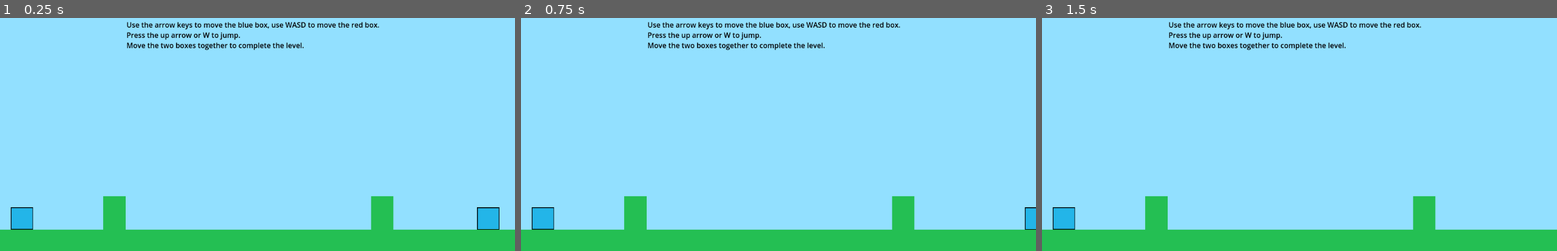
Above: before the commit, frames 1-3 (left to right).
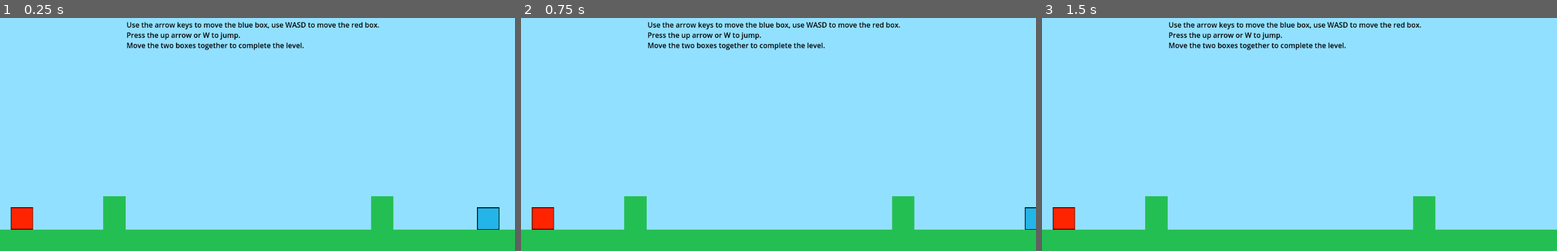
Above: after the commit, the same moments.

Repository: redguy999/Two-Boxes
Game: Godot game, scene res://level_1.tscn
Same seed, same stepped clock (60 frames per second), same inputs: the game is played once before the commit and once after it.
Inputs:
- Up to frame 1 (0.25 s): no input
- Up to frame 2 (0.75 s): tap Enter at 0.5 s; hold Right (ui_right) from 0.53 s (still down)
- Up to frame 3 (1.5 s): keep holding Right (ui_right); tap Up at 0.77 s; tap Space at 1.25 s

The runs differ from the first frame. In frame 1, 0.4% of the frame differs, in the area x 2-7%, y 81-91%; in frame 2, 0.4%; in frame 3, 0.4%.

Commit message:
Makes red square actually red.

Diff:
--- a/Main.gd
+++ b/Main.gd
@@ -15,8 +15,8 @@
 var levelNum
 
 func nextLevel():
-	if(get_tree().current_scene.scene_file_path=="Level_3"):
-		return#Go to Win Screen or something, just make sure line after this doesn't run once implmented.
+	if(levelOrder[-1] in get_tree().current_scene.scene_file_path):
+		return#Go to Win Screen or something, just make sure the line after this doesn't run once implmented.
 		#Alternatively you just have the win screen be the last level in levelOrder
 	get_tree().change_scene_to_file(levelOrder[levelNum]+".tscn")
 
--- a/level_1.tscn
+++ b/level_1.tscn
@@ -1,10 +1,11 @@
-[gd_scene load_steps=12 format=3 uid="uid://cmqlbxc8ksxc8"]
+[gd_scene load_steps=13 format=3 uid="uid://cmqlbxc8ksxc8"]
 
 [ext_resource type="Script" path="res://Main.gd" id="1_mapki"]
 [ext_resource type="Script" path="res://SquareB.gd" id="2_yfnuh"]
 [ext_resource type="Texture2D" uid="uid://dy7vnmbuion3" path="res://Untitled.png" id="3_kilyc"]
 [ext_resource type="Texture2D" uid="uid://blgiprmrtbaep" path="res://Ground.png" id="4_rtc75"]
 [ext_resource type="Script" path="res://SquareR.gd" id="5_fswy0"]
+[ext_resource type="Texture2D" uid="uid://daxd2efbhn634" path="res://Square.png" id="6_gcqsy"]
 [ext_resource type="Texture2D" uid="uid://bbvumvrywng0n" path="res://SkyColor.png" id="6_sxhqp"]
 
 [sub_resource type="RectangleShape2D" id="RectangleShape2D_lnvhn"]
@@ -86,7 +87,7 @@
 shape = SubResource("RectangleShape2D_ktj7q")
 
 [node name="Sprite2D" type="Sprite2D" parent="World/SquareR"]
-texture = ExtResource("3_kilyc")
+texture = ExtResource("6_gcqsy")
 
 [node name="Area2D" type="Area2D" parent="World/SquareR"]
 
--- a/level_2.tscn
+++ b/level_2.tscn
@@ -1,10 +1,11 @@
-[gd_scene load_steps=11 format=3 uid="uid://c51rextdshfd5"]
+[gd_scene load_steps=12 format=3 uid="uid://c51rextdshfd5"]
 
 [ext_resource type="Script" path="res://SquareB.gd" id="1_dfhxh"]
 [ext_resource type="Script" path="res://Main.gd" id="1_o0fd1"]
 [ext_resource type="Texture2D" uid="uid://dy7vnmbuion3" path="res://Untitled.png" id="2_brv24"]
 [ext_resource type="Texture2D" uid="uid://blgiprmrtbaep" path="res://Ground.png" id="3_jixvr"]
 [ext_resource type="Script" path="res://SquareR.gd" id="4_e7wtf"]
+[ext_resource type="Texture2D" uid="uid://daxd2efbhn634" path="res://Square.png" id="6_g8x0c"]
 [ext_resource type="Texture2D" uid="uid://bbvumvrywng0n" path="res://SkyColor.png" id="6_rwm6n"]
 
 [sub_resource type="RectangleShape2D" id="RectangleShape2D_0kj82"]
@@ -71,7 +72,7 @@
 shape = SubResource("RectangleShape2D_2nqr2")
 
 [node name="Sprite2D" type="Sprite2D" parent="World/SquareR"]
-texture = ExtResource("2_brv24")
+texture = ExtResource("6_g8x0c")
 
 [node name="Area2D" type="Area2D" parent="World/SquareR"]
 
--- a/level_3.tscn
+++ b/level_3.tscn
@@ -1,10 +1,11 @@
-[gd_scene load_steps=14 format=3 uid="uid://n1fjers6kftm"]
+[gd_scene load_steps=15 format=3 uid="uid://n1fjers6kftm"]
 
 [ext_resource type="Script" path="res://Main.gd" id="1_gker2"]
 [ext_resource type="Script" path="res://SquareB.gd" id="2_km8ll"]
 [ext_resource type="Texture2D" uid="uid://dy7vnmbuion3" path="res://Untitled.png" id="3_3j66h"]
 [ext_resource type="Texture2D" uid="uid://blgiprmrtbaep" path="res://Ground.png" id="4_kccnu"]
 [ext_resource type="Script" path="res://SquareR.gd" id="4_vrfyv"]
+[ext_resource type="Texture2D" uid="uid://daxd2efbhn634" path="res://Square.png" id="5_puwd1"]
 [ext_resource type="Texture2D" uid="uid://3v7g61ctowr0" path="res://D&B.png" id="6_kq3jc"]
 [ext_resource type="Script" path="res://Door.gd" id="6_y325e"]
 [ext_resource type="Texture2D" uid="uid://bbvumvrywng0n" path="res://SkyColor.png" id="8_vtqna"]
@@ -52,7 +53,7 @@
 shape = SubResource("RectangleShape2D_ybb1a")
 
 [node name="Sprite2D" type="Sprite2D" parent="World/SquareR"]
-texture = ExtResource("3_3j66h")
+texture = ExtResource("5_puwd1")
 
 [node name="Area2D" type="Area2D" parent="World/SquareR"]
 
Binary file added: Square.png
Not shown, added: Square.png.import
